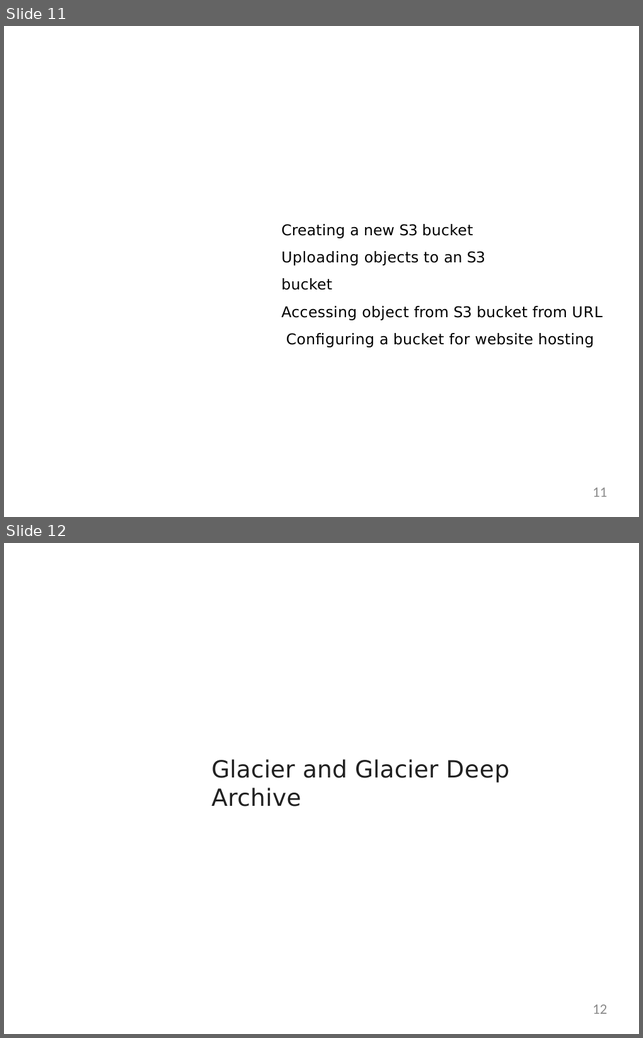
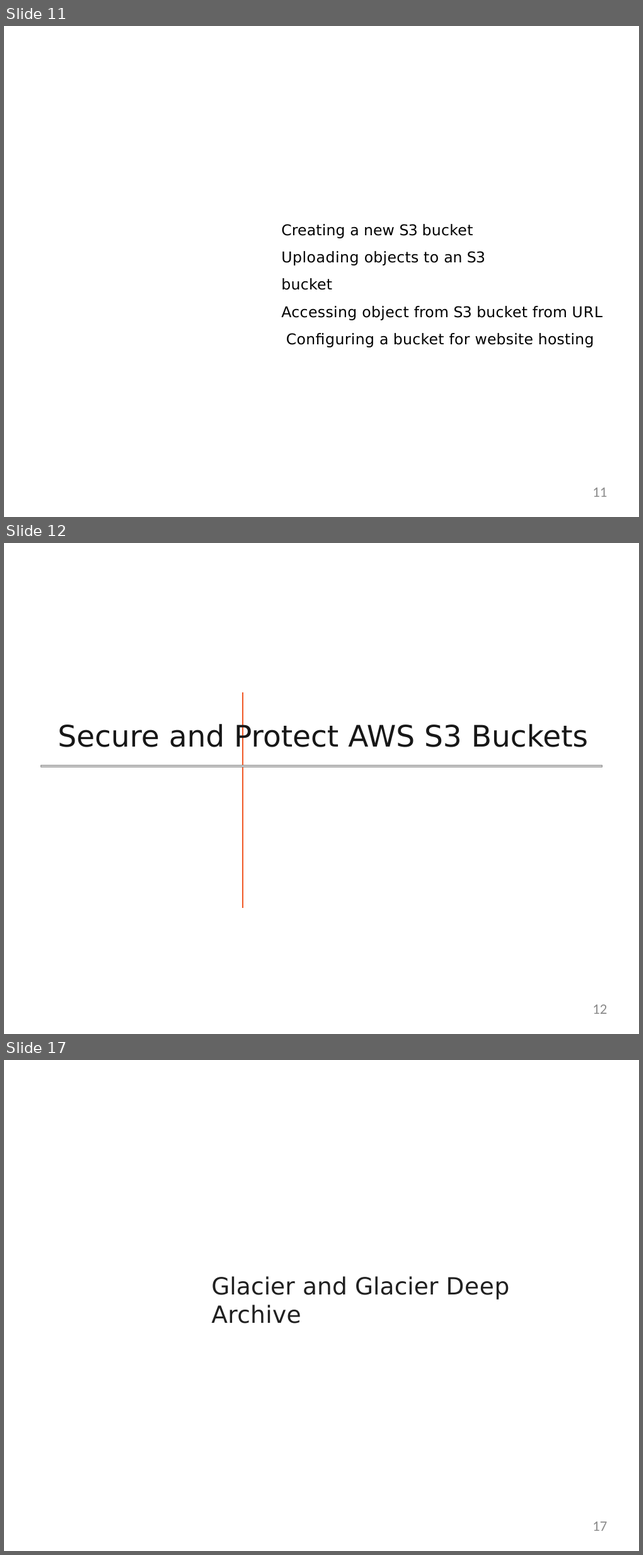
Before and after one commit to StevenJoseph19/Cloud-Computing, a slide deck: Day 5/Slides/1. File Storage Services/file-storage-services-slides.pptx. Shown one above the other, each under a label of ours: slides 11 and 12 before the commit, slides 11, 12 and 17 after it; the slides between them are not shown. The pictures are 643x1038 and 643x1555 pixels, drawn with LibreOffice and Linux fonts; fonts in the diff are those of the drawing; grey boxes stand for pictures; background and template pictures are left out. Boxes give left, top, right and bottom in pixels: in the first picture for what was removed or moved away, otherwise in the second. Text is boxed around its words. In the diff, an @@ line names an element or a change of style, - is before the commit and + after.

```diff
--- a/Day 5/Slides/1. File Storage Services/file-storage-services-slides.pptx
+++ b/Day 5/Slides/1. File Storage Services/file-storage-services-slides.pptx
@@ slide 12 added at <box>4,543,639,1034</box>, background #FFFFFF @@
@@ freeform shape added at <box>243,692,243,908</box>, outline #F05A28 1.24 pt @@
@@ title added at <box>58,723,588,753</box>, 37 pt, text #171717 @@
+Secure and Protect AWS S3 Buckets
@@ picture added at <box>41,765,602,767</box> @@
@@ page number added at <box>592,1004,607,1014</box>, 18 pt, text #8C8C8C @@
+12
@@ what was slide 12 is now slide 17 @@
@@ page number at <box>592,1521,607,1531</box>: text changed @@
-12
+17
```
Also in this commit, not shown: 4 other slides added, 6 other files.
